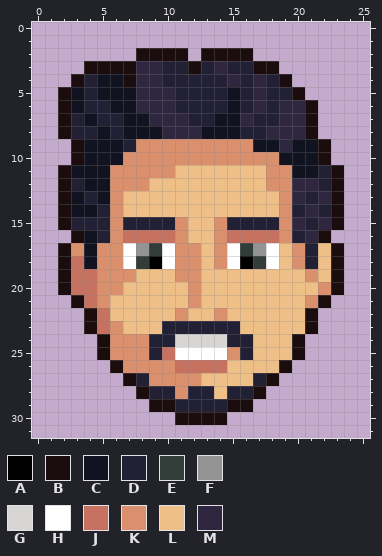
Two states of a pixel-art sprite, img/profile6.png. The picture above is the old version.
The file is 260x320 pixels, drawn in blocks of 10x10; one block is one cell here.
Palette (. is transparent): A #000000  B #1b0d0d  C #111320  D #222034  E #323c39  F #949494  G #d8d5d5  H #ffffff  J #c77261  K #da906c  L #efbf88  M #2f273f
Pixels before, first column x 2:
 2 ......BBBB.BBBB.......
 3 ..BBBBMMDDBDMDDBB.....
 4 .BDCCBMMDDDDDMDMDB....
 5 BCDCCCMMMDDDDCDMDDB...
 6 BCDDCCMMMDDDDCDMDMMB..
 7 BDCDDCCMMMDDCCMDDMMB..
 8 BDDCDCCCMMMCCCDDMMMB..
 9 .BCCCDKKKKKKKKKCCMCCB.
10 .BCCCKKKKKKKKKKKKCCCB.
11 BCCCKKKKKLLLLLLLKKCCDB
12 BDCCKKKLLLLLLLLLKKMMDB
13 BCDCKLLLLLLLLLLLLKMDMB
14 BCCDKLLLLLLLLLLLLKDMDB
15 BDDDKDDDDKLLKDDDDKMDMB
16 .BCDKJJJJKLLKJJJJKDMB.
17 BKCKKHFEHKKLKHEFHLKDLB
18 BJCKKHEAHKKLKHAEHLKDLB
19 BJJKKKLLLKKLLLLLLLLKLB
20 BJJKKLLLLLKLLLLLLLLLKB
21 .BJKLLLLLLKLLLLLLLLKB.
22 ..BJLLLLLKLLKLLLLLLB..
23 ..BJKLLLDDDDDDLLLLLB..
24 ...BKKKDDGGGGDDLLLB...
25 ...BKKKDJHHHHKDLLLB...
26 ....BKKKKJJJJLLLLB....
27 .....BDKKKKLLLLDB.....
28 ......BDDKDDLDDB......
29 .......BBDDDDBB.......
30 .........BBBB.........
After:
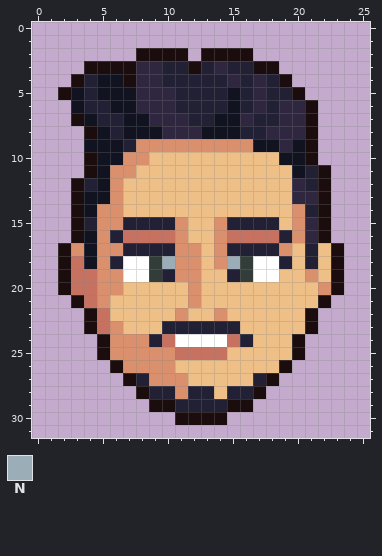
Colours new in this view: N #9badb7
The edit:
y 6: x 2 B -> .
y 7: x 2..3 BD -> .B
y 8: x 2..4 BDD -> ..B
y 9: x 3 B -> .; x 21..22 CB -> B.
y 10: x 3..4 BC -> .B; x 9..18 KKKKKKKKKK -> LLLLLLLLLL; x 21..22 CB -> B.
y 11: x 2..4 BCC -> ..B; x 8..10 KKK -> LLL; x 18..19 KK -> LL; x 21..23 CDB -> DB.
y 12: x 2..4 BDC -> .BD; x 7..8 KK -> LL; x 18..19 KK -> LL; x 21..23 MDB -> DB.
y 13: x 2..4 BCD -> .BC; x 19 K -> L; x 21..23 DMB -> MB.
y 14: x 2..3 BC -> .B; x 5 D -> K; x 19..23 KDMDB -> LKDB.
y 15: x 2..3 BD -> .B; x 5 D -> K; x 19..23 KMDMB -> LKMB.
y 16: x 5..6 DK -> KD; x 19..20 KD -> DK
y 17: x 7..10 HFEH -> DDDD; x 15..20 HEFHLK -> DDDDKL
y 18: x 6 K -> D; x 8..10 EAH -> HEN; x 15..17 HAE -> NEH; x 19..20 LK -> DL
y 19: x 7..10 KLLL -> HHED; x 15..18 LLLL -> DEHH
y 21: x 21 K -> L
y 24: x 10..15 DGGGGD -> JHHHHJ
y 25: x 9..16 DJHHHHKD -> KKJJJJLL
y 26: x 11..14 JJJJ -> LLLL
y 27: x 12 K -> L
Where, in picture pixels (left, top, right, bottom), the same in both pictures:
changed: (58, 100, 344, 308)
changed: (149, 334, 253, 386)
